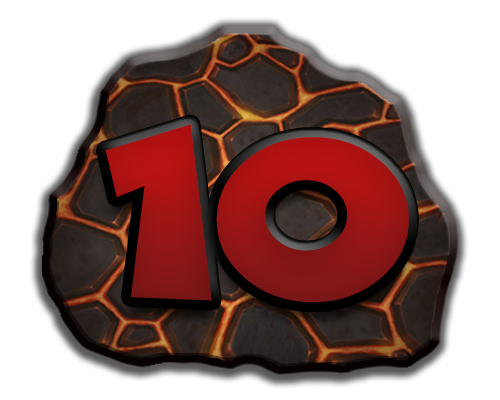
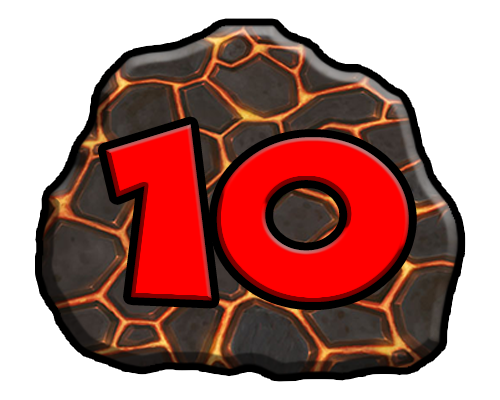
Comparing the layer stacks of the two 500 × 400 images. Changes:
painted on "10" over [105, 124, 409, 302]
